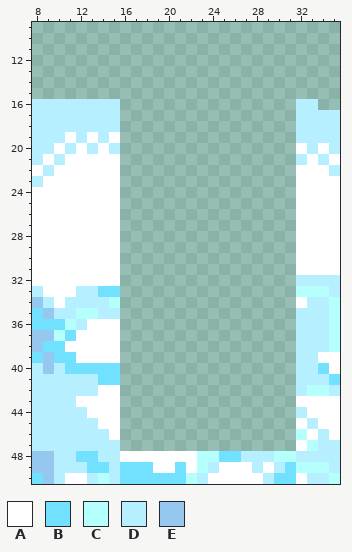
Two versions of one pixel-art file, resources pengu/tiles.aseprite. The first picture shows the starting point.
512x512 pixels, 1 frame. Colours within 5 levels of each other are drawn and written as one. Shown: x 8..35, y 9..50.
Palette (. is transparent): A #ffffff  B #72e1ff  C #b5fffc  D #b6efff  E #95c7ef
Pixels before, first column x 8:
16 DDDDDDDD................DD..
17 DDDDDDDD................DDDD
18 DDDDDDDD................DDDD
19 DDDADADA................DDDD
20 DDADADAD................ADAD
21 DADAAAAA................DADA
22 ADAAAAAA................AAAD
23 DAAAAAAA................AAAA
24 AAAAAAAA................AAAA
25 AAAAAAAA................AAAA
26 AAAAAAAA................AAAA
27 AAAAAAAA................AAAA
28 AAAAAAAA................AAAA
29 AAAAAAAA................AAAA
30 AAAAAAAA................AAAA
31 AAAAAAAA................AAAA
32 AAAAAAAA................DDDD
33 DAAADDBB................CCCD
34 EDADDDDC................ADDC
35 BEDDCCDD................DDDC
36 BBBCDAAA................DDDC
37 EECBAAAA................DDDC
38 EBBAAAAA................DDDC
39 BEBBAAAA................DDAA
40 DEDBBBBB................DDBA
41 DDDDDDBB................DDDB
42 DDDDDDAA................DCCD
43 DDDDAAAA................AAAA
44 DDDDDAAA................DAAA
45 DDDDDDAA................ADAA
46 DDDDDDDA................CADA
47 DDDDDDDD................ACDD
48 EEDDBBDDAAAAAAACCBBDDDCCDDDD
49 EEDDDBBDBBBAABACDAAADADBCCCD
50 BEDAADCDBBBBBBCDAAAAADBBADDC
And afterwards:
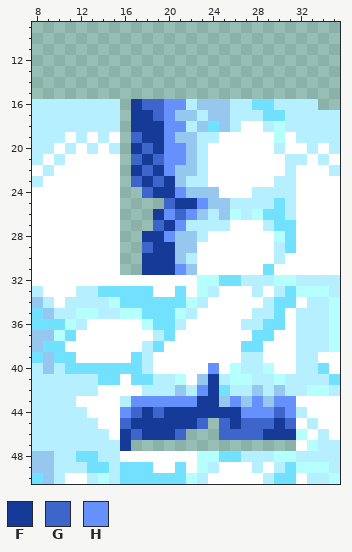
Colours new in this view: F #153a98  G #3d65ca  H #6691fd
Diff:
{"where": "layer \"platforms\""}
{"y":16,"x":17,"old":"...............","new":"FGGHHDEEEDDBBDD"}
{"y":17,"x":17,"old":"...............","new":"FFGHEEDEEDDDBBD"}
{"y":18,"x":17,"old":"...............","new":"FFFHHDEBEDAADCD"}
{"y":19,"x":17,"old":"...............","new":"GFFHEEDDAAAAACA"}
{"y":20,"x":17,"old":"...............","new":"FGFHHEDAAAAAADA"}
{"y":21,"x":17,"old":"...............","new":"GFGHHEDAAAAAAAD"}
{"y":22,"x":17,"old":"...............","new":"FGFHEEDAAAAAAAD"}
{"y":23,"x":17,"old":"...............","new":"GFGFEDDAAAAAADD"}
{"y":24,"x":18,"old":"..............","new":"GFFHEEEAAADDDD"}
{"y":25,"x":20,"old":"............","new":"GFFHEEDDDDBD"}
{"y":26,"x":19,"old":".............","new":"FHGHEDECDCBBD"}
{"y":27,"x":19,"old":".............","new":"GFHDDDDAAADBB"}
{"y":28,"x":18,"old":"..............","new":"FFHEEDAAAAAACB"}
{"y":29,"x":18,"old":"..............","new":"GFFEEAAAAAAADB"}
{"y":30,"x":18,"old":"..............","new":"FFFEDAAAAAAADA"}
{"y":31,"x":18,"old":"..............","new":"FFFHEAAAAAABAA"}
{"y":32,"x":16,"old":"................","new":"AAAAAAACCBBDDDCC"}
{"y":33,"x":16,"old":"................","new":"BBBAABACDAAADADB"}
{"y":34,"x":16,"old":"................","new":"BBBBBBCDAAAAADBB"}
{"y":35,"x":16,"old":"................","new":"CCBBBCDAAAAADDBA"}
{"y":36,"x":16,"old":"................","new":"AACBBDAAAAADDBBA"}
{"y":37,"x":16,"old":"................","new":"AAADBAAAAAAABBAA"}
{"y":38,"x":16,"old":"................","new":"AADBAAAAAAABBAAA"}
{"y":39,"x":16,"old":"................","new":"ABDAAAAAAAADDAAA"}
{"y":40,"x":16,"old":"................","new":"BBDAAAAAHACDDCAA"}
{"y":41,"x":16,"old":"................","new":"ABBDDCAEFDCCDDCD"}
{"y":42,"x":16,"old":"................","new":"AADDDEDHFBDDEDED"}
{"y":43,"x":16,"old":"................","new":"DHHHHHHFFEHEHEHH"}
{"y":44,"x":16,"old":"................","new":"HGFGFFFFFFFHHHGH"}
{"y":45,"x":16,"old":"........","new":"GFFFFFFG"}
{"y":45,"x":25,"old":".......","new":"GFGGGFG"}
{"y":46,"x":16,"old":"......","new":"FGFFFG"}
{"y":46,"x":25,"old":".......","new":"GGGGFFF"}
{"y":47,"x":16,"old":".","new":"F"}
